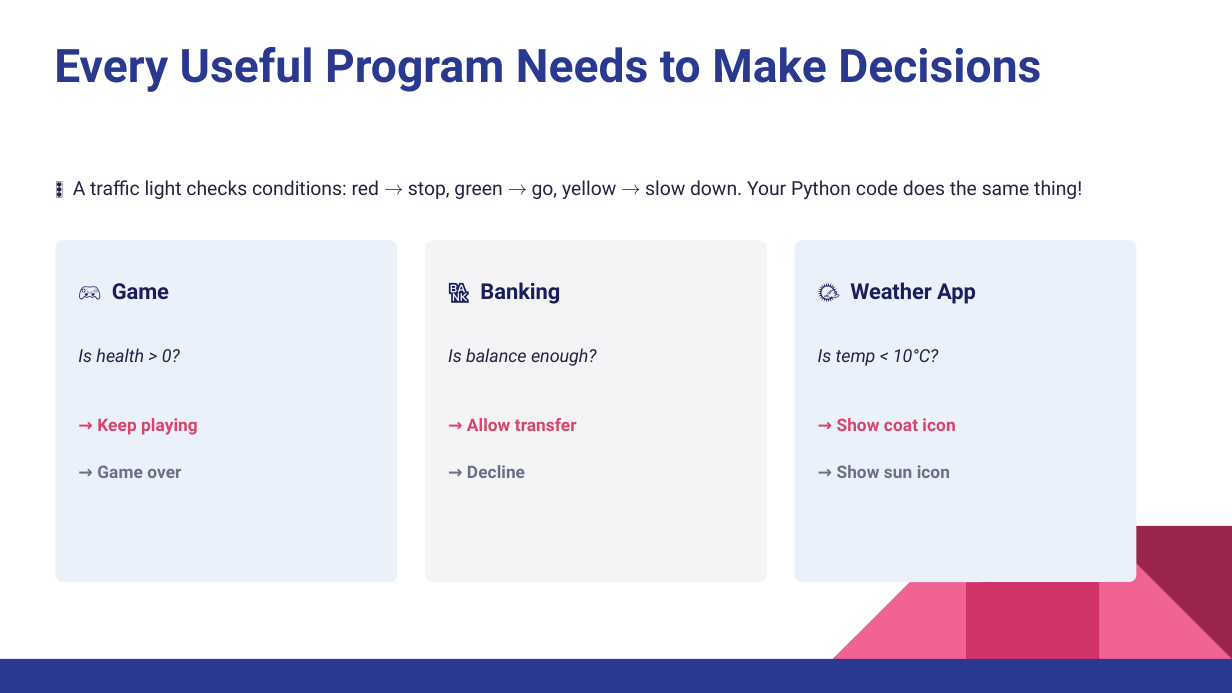
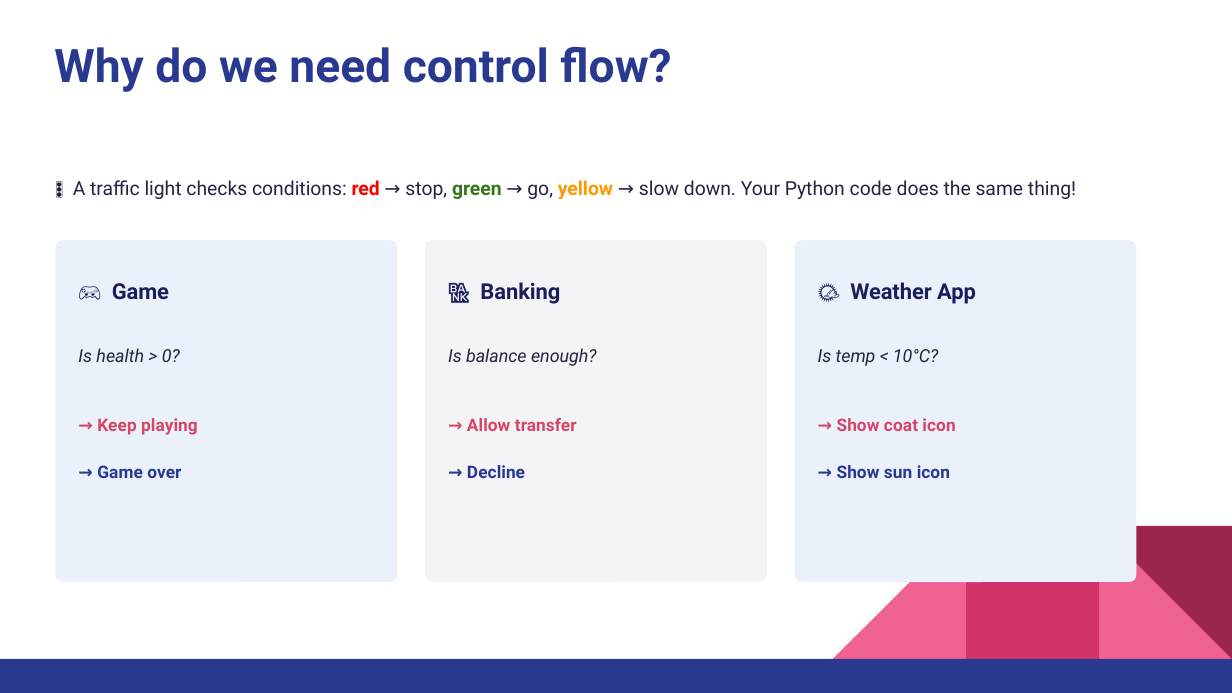
Before and after one commit to wg-training/wg-python-for-data-science-fundamental, a slide deck: slide 3 of slides/06 - Python Control Flows - Conditional Statement.pptx. Drawn at 1232x693 pixels with LibreOffice and Linux fonts; fonts in the diff are those of the drawing. Boxes give left, top, right and bottom in pixels: in the first picture for what was removed or moved away, otherwise in the second. Text is boxed around its words. In the diff, an @@ line names an element or a change of style, - is before the commit and + after.

```diff
--- a/slides/06 - Python Control Flows - Conditional Statement.pptx
+++ b/slides/06 - Python Control Flows - Conditional Statement.pptx
@@ title at (54,47,671,92): text changed @@
-Every Useful Program Needs to Make Decisions
+Why do we need control flow?
@@ text "🚦 A traffic light checks ..." at (73,180,1076,199): text colour #222540 to #FF0000 in "red"; text colour #222540 to #38761D in "green"; text colour #222540 to #FF9900 in "yellow"; bold on in "red green yellow" @@
@@ text colour #6B7085 to #2A3990 in 3 elements at (97,465,181,478), (467,465,525,478), (837,465,950,478) @@
```
Also in this commit, not shown: 10 other slides changed, 9 slides added, 2 other files.
